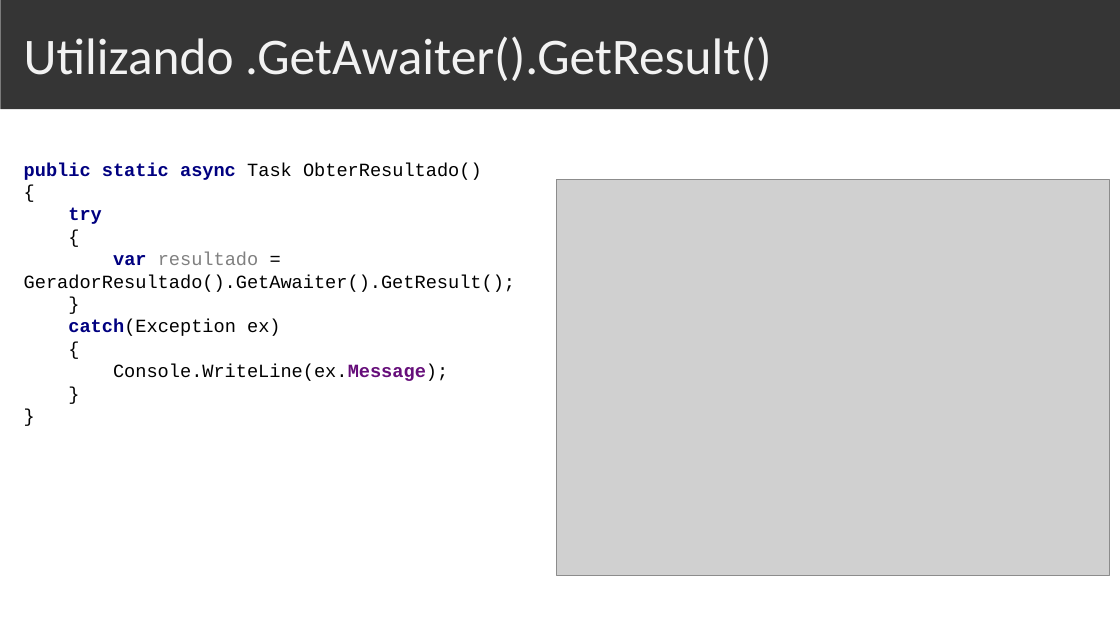
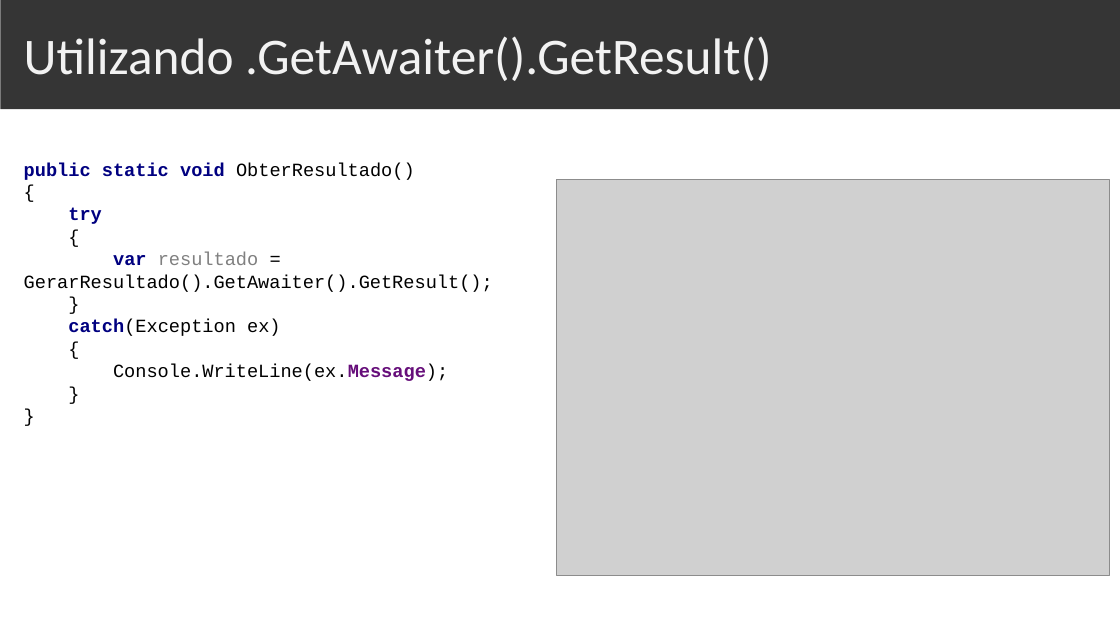
Before and after one commit to sostenes198/Inspiration-Squadra, a slide deck: slide 24 of Apresentacao-Squadra/Apresentacao-Async-Await.pptx. Drawn at 1120x630 pixels with LibreOffice and Linux fonts; fonts in the diff are those of the drawing; grey boxes stand for pictures. Boxes give left, top, right and bottom in pixels: in the first picture for what was removed or moved away, otherwise in the second. Text is boxed around its words. In the diff, an @@ line names an element or a change of style, - is before the commit and + after.

```diff
--- a/Apresentacao-Squadra/Apresentacao-Async-Await.pptx
+++ b/Apresentacao-Squadra/Apresentacao-Async-Await.pptx
@@ text at <box>24,163,493,381</box>: text changed @@
-public static async Task ObterResultado()
-{
-try
-{
-var resultado = GeradorResultado().GetAwaiter().GetResult();
-}
-catch(Exception ex)
-{
-Console.WriteLine(ex.Message);
-}
-}
+public static void ObterResultado()
+{
+try
+{
+var resultado = GerarResultado().GetAwaiter().GetResult();
+}
+catch(Exception ex)
+{
+Console.WriteLine(ex.Message);
+}
+}
```
Also in this commit, not shown: 3 other slides changed, 35 other files.
